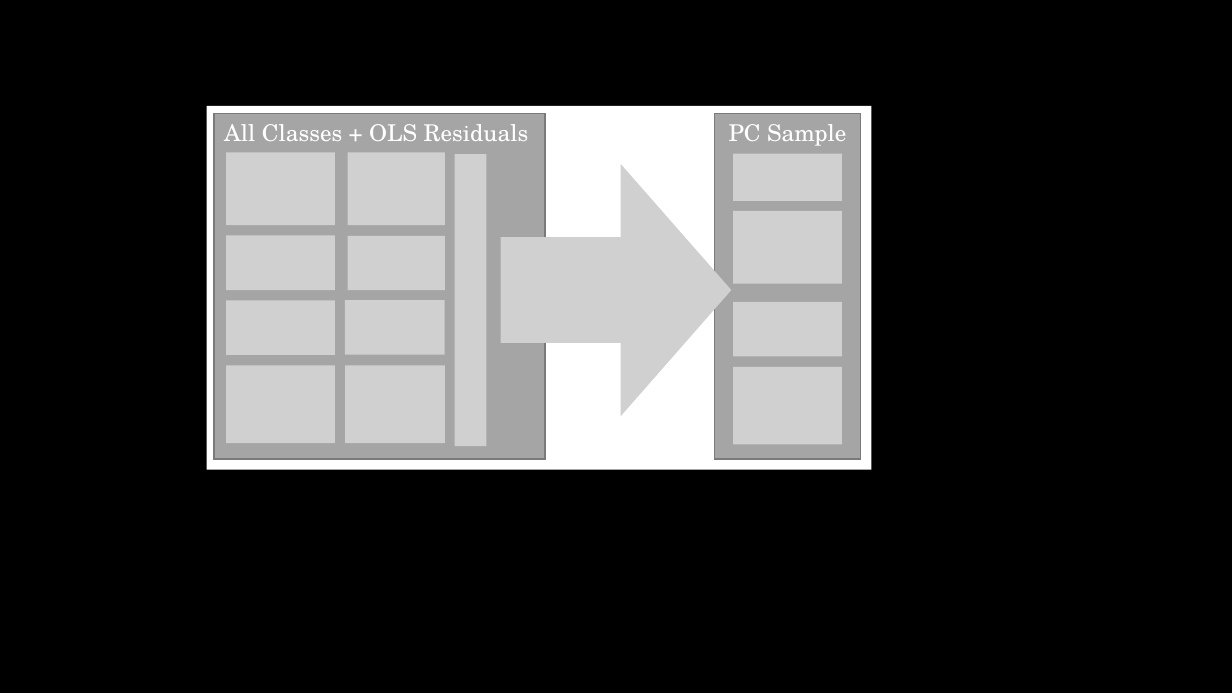
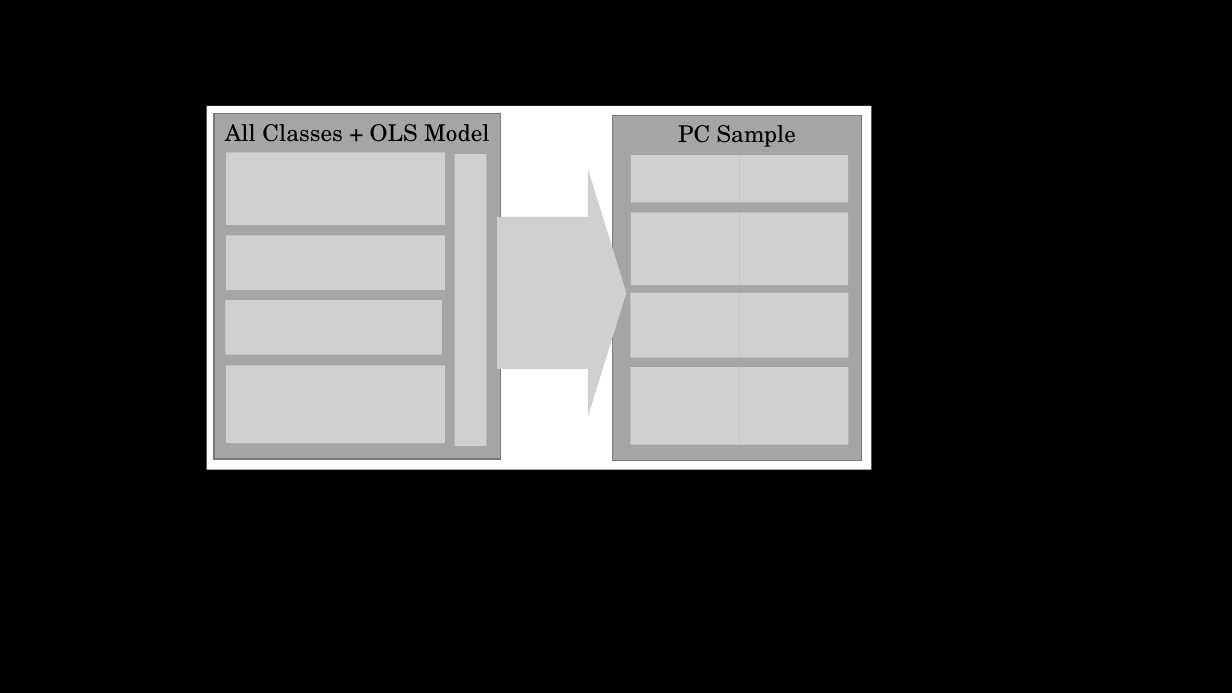
Before and after one commit to m-g-h/LMU_econometrics_1, a slide deck: slide 2 of FIGURES.pptx. Drawn at 1232x693 pixels with LibreOffice and Linux fonts; fonts in the diff are those of the drawing; grey boxes stand for pictures. Boxes give left, top, right and bottom in pixels: in the first picture for what was removed or moved away, otherwise in the second. Text is boxed around its words. In the diff, an @@ line names an element or a change of style, - is before the commit and + after.

```diff
--- a/FIGURES.pptx
+++ b/FIGURES.pptx
@@ rectangle "All Classes + OLS Model" resized from (x1=214, y1=114, x2=545, y2=459) to (x1=214, y1=114, x2=501, y2=459) @@
@@ rectangle "PC Sample" resized from (x1=715, y1=114, x2=860, y2=459) to (x1=613, y1=116, x2=862, y2=461) @@
@@ rectangle "PC Sample" at (x1=613, y1=116, x2=862, y2=461): text colour #FFFFFF to #000000 @@
@@ text in rectangle at (x1=225, y1=124, x2=489, y2=142): text changed; text colour #FFFFFF to #000000 @@
-All Classes + OLS Residuals
+All Classes + OLS Model
@@ picture resized from (x1=348, y1=152, x2=445, y2=226) to (x1=335, y1=152, x2=445, y2=226) @@
@@ picture resized from (x1=501, y1=164, x2=732, y2=416) to (x1=497, y1=168, x2=627, y2=417) @@
@@ picture added at (x1=631, y1=155, x2=740, y2=202) @@
@@ 3 pictures moved together from (x1=733, y1=153, x2=842, y2=445) to (x1=739, y1=155, x2=849, y2=445) @@
@@ picture resized from (x1=348, y1=236, x2=445, y2=290) to (x1=335, y1=236, x2=445, y2=290) @@
@@ picture added at (x1=631, y1=213, x2=740, y2=286) @@
@@ picture added at (x1=630, y1=293, x2=739, y2=358) @@
@@ picture resized from (x1=733, y1=302, x2=842, y2=357) to (x1=739, y1=293, x2=848, y2=358) @@
@@ picture resized from (x1=345, y1=300, x2=445, y2=355) to (x1=332, y1=300, x2=442, y2=355) @@
@@ picture resized from (x1=346, y1=366, x2=445, y2=444) to (x1=335, y1=366, x2=445, y2=444) @@
@@ picture added at (x1=630, y1=367, x2=739, y2=445) @@
```
Also in this commit, not shown: 1 other slide changed, 5 other files.
